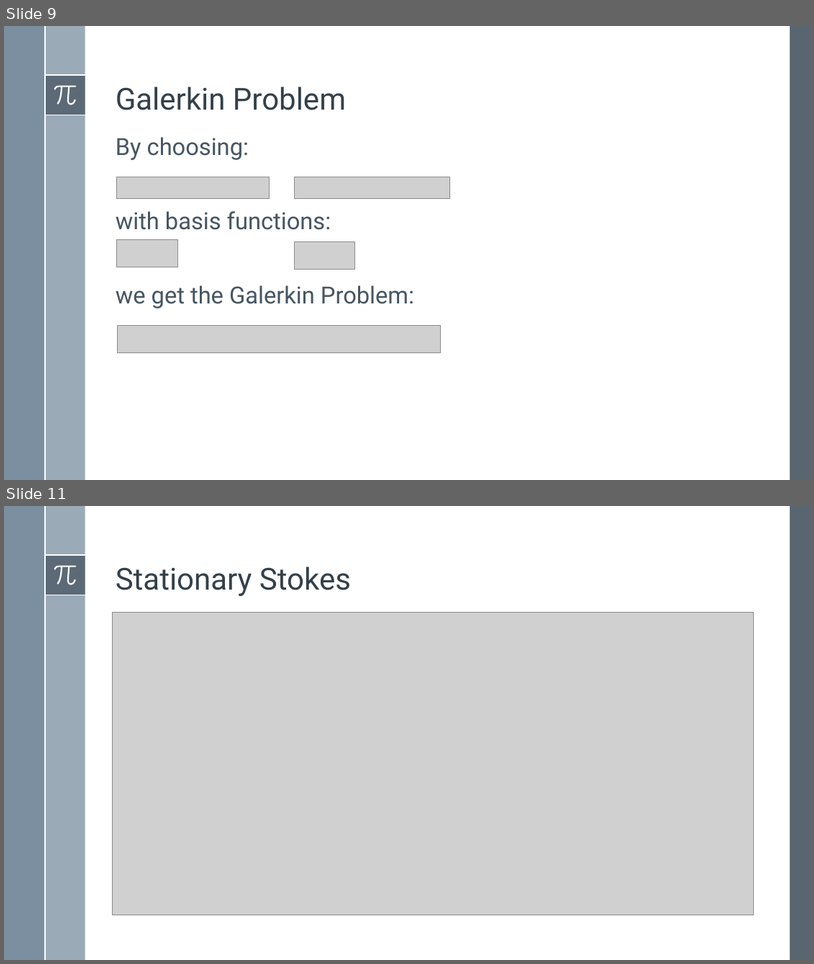
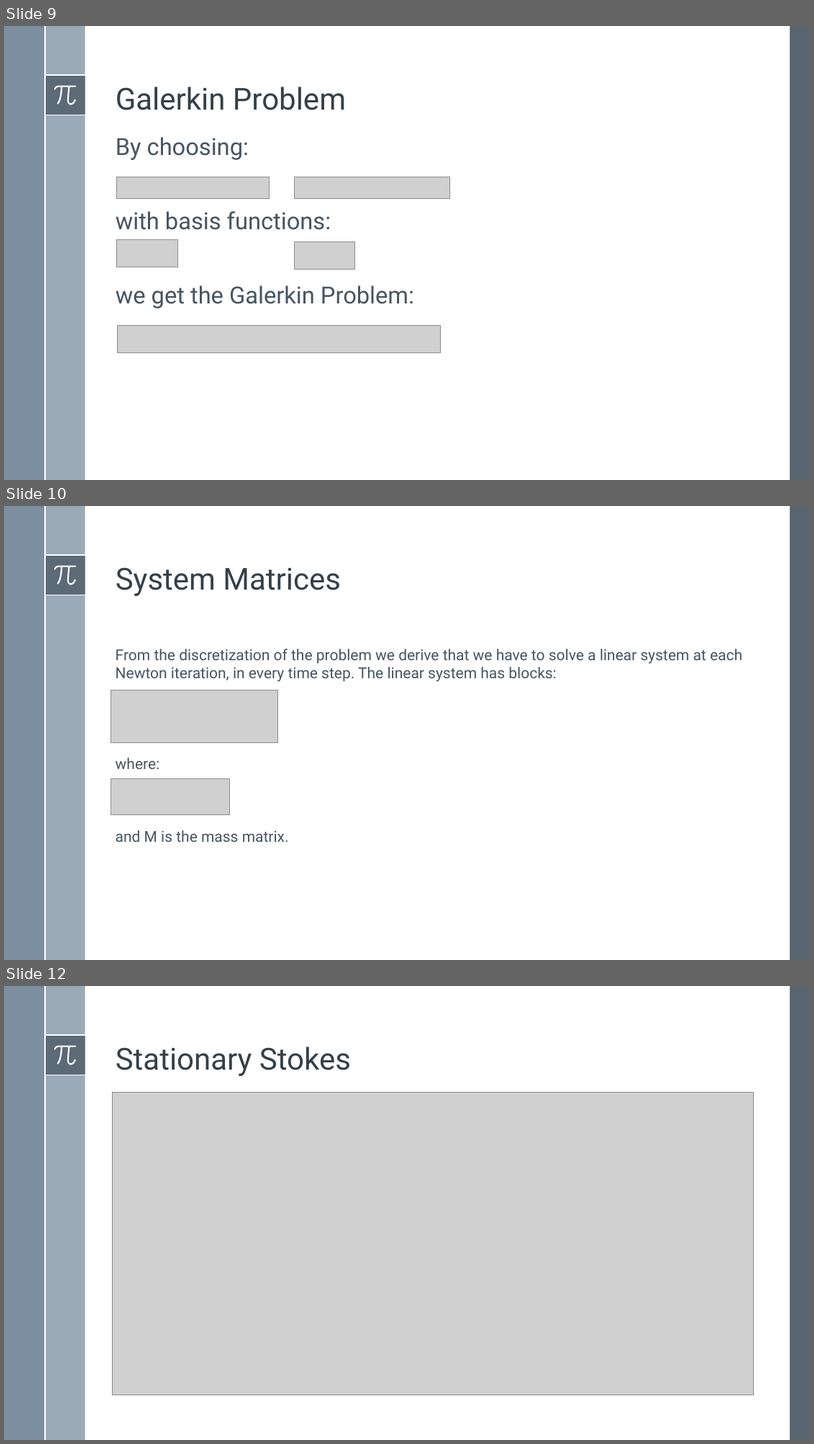
Before and after one commit to simone-fdr/navier-stokes, a slide deck: Presentatione_NMPDE_Navier_Stokes_temp.pptx. Shown one above the other, each under a label of ours: slides 9 and 11 before the commit, slides 9, 10 and 12 after it; the slides between them are not shown. The pictures are 814x964 and 814x1444 pixels, drawn with LibreOffice and Linux fonts; fonts in the diff are those of the drawing; grey boxes stand for pictures. Boxes give left, top, right and bottom in pixels: in the first picture for what was removed or moved away, otherwise in the second. Text is boxed around its words. In the diff, an @@ line names an element or a change of style, - is before the commit and + after.

```diff
--- a/Presentatione_NMPDE_Navier_Stokes_temp.pptx
+++ b/Presentatione_NMPDE_Navier_Stokes_temp.pptx
@@ slide 10 added at [4,506,810,960], background #FFFFFF; not listed: 8 template elements that a slide beside it also shows @@
@@ title added at [116,567,341,596], 36 pt, text #35404A @@
+System Matrices
@@ text added at [116,649,743,842], 18 pt, text #465562 @@
+From the discretization of the problem we derive that we have to solve a linear system at each
+Newton iteration, in every time step. The linear system has blocks:
+where:
+and M is the mass matrix.
@@ picture added at [111,690,278,743] @@
@@ picture added at [111,779,229,815] @@
@@ what was slide 11 is now slide 12 @@
```
Also in this commit, not shown: 5 slides changed, 1 other slide added, 1 slide removed.
